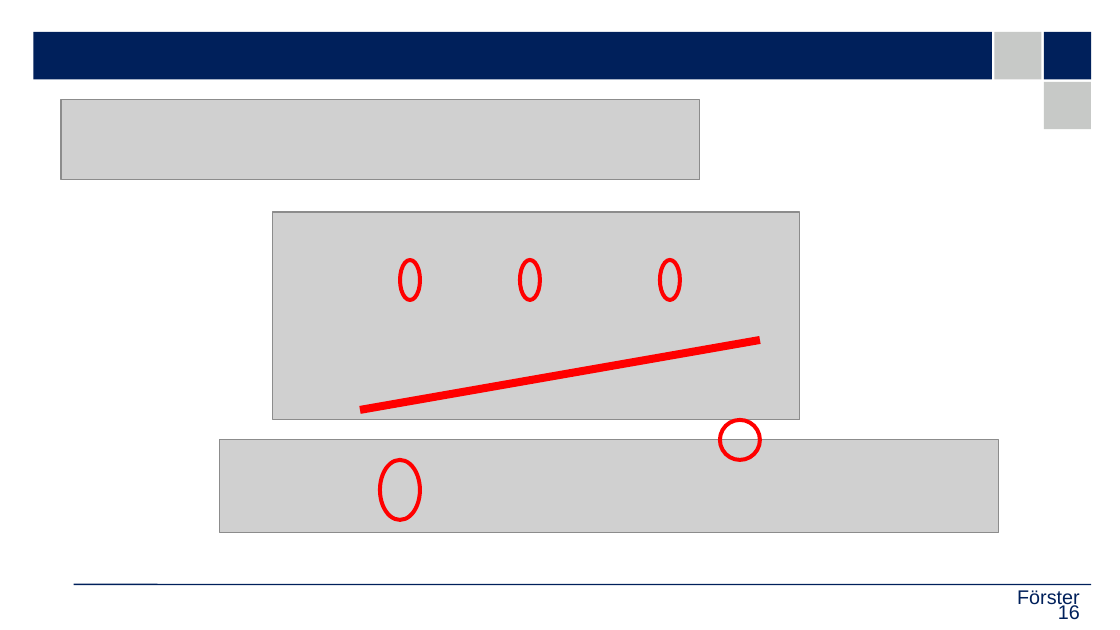
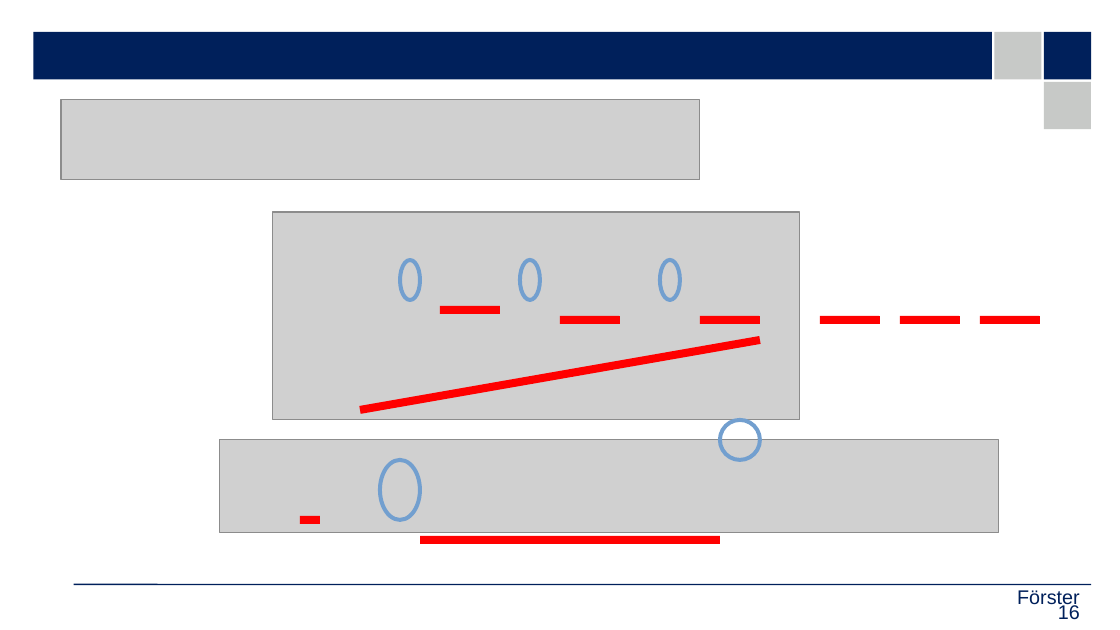
Before and after one commit to upb-lea/hardcore-magnet-challenge, a slide deck: slide 16 of docs/doku_nf.odp. Drawn at 1120x630 pixels with LibreOffice and Linux fonts; fonts in the diff are those of the drawing; grey boxes stand for pictures; background and template pictures are left out. Boxes give left, top, right and bottom in pixels: in the first picture for what was removed or moved away, otherwise in the second. Text is boxed around its words. In the diff, an @@ line names an element or a change of style, - is before the commit and + after.

```diff
--- a/docs/doku_nf.odp
+++ b/docs/doku_nf.odp
@@ line added from (440, 310) to (500, 310), #FF0000 5.67 pt @@
@@ line added from (560, 320) to (620, 320), #FF0000 5.67 pt @@
@@ line added from (700, 320) to (760, 320), #FF0000 5.67 pt @@
@@ line added from (820, 320) to (880, 320), #FF0000 5.67 pt @@
@@ line added from (900, 320) to (960, 320), #FF0000 5.67 pt @@
@@ line added from (981, 320) to (1041, 320), #FF0000 5.67 pt @@
@@ outline #FF0000 2.83 pt to #729FCF 2.83 pt in 5 elements at <box>520,260,541,300</box>, <box>661,260,681,300</box>, <box>400,260,421,300</box>, <box>380,460,420,520</box>, <box>721,420,760,459</box> @@
@@ line added from (300, 520) to (320, 520), #FF0000 5.67 pt @@
@@ line added from (420, 540) to (721, 540), #FF0000 5.67 pt @@
```
Also in this commit, not shown: 2 other slides changed, 10 slides added, 2 other files.
